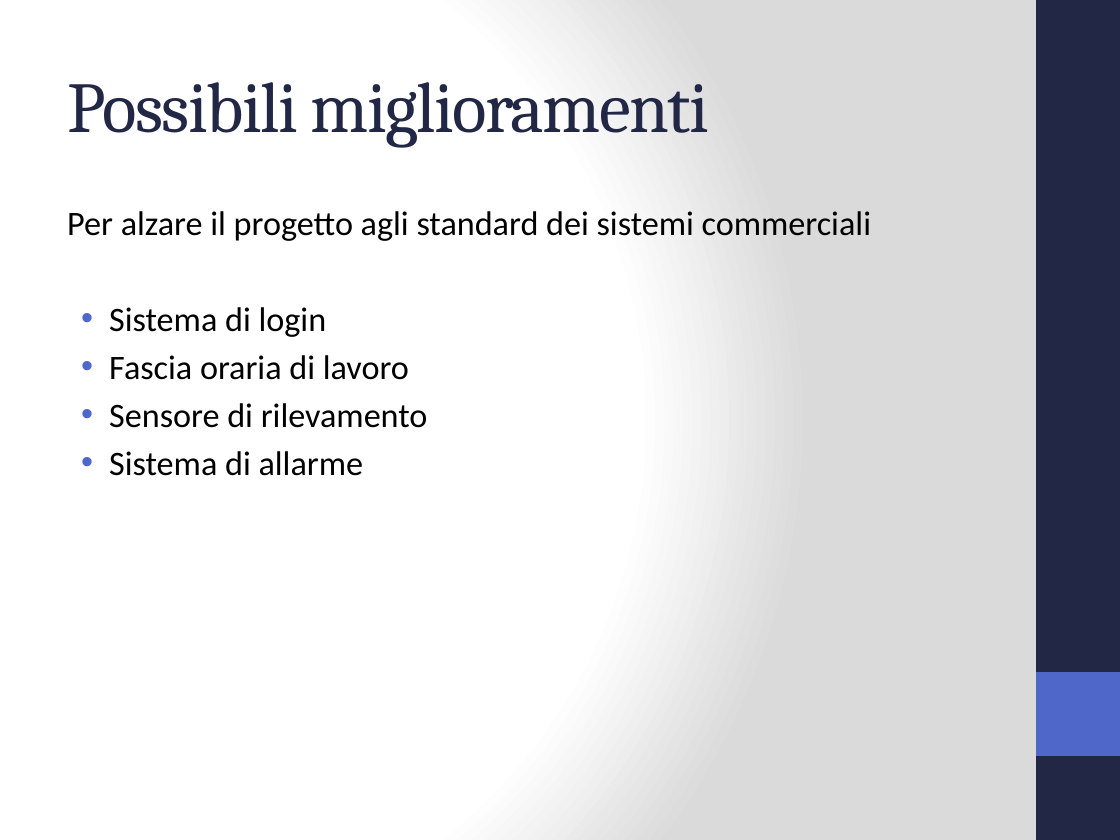
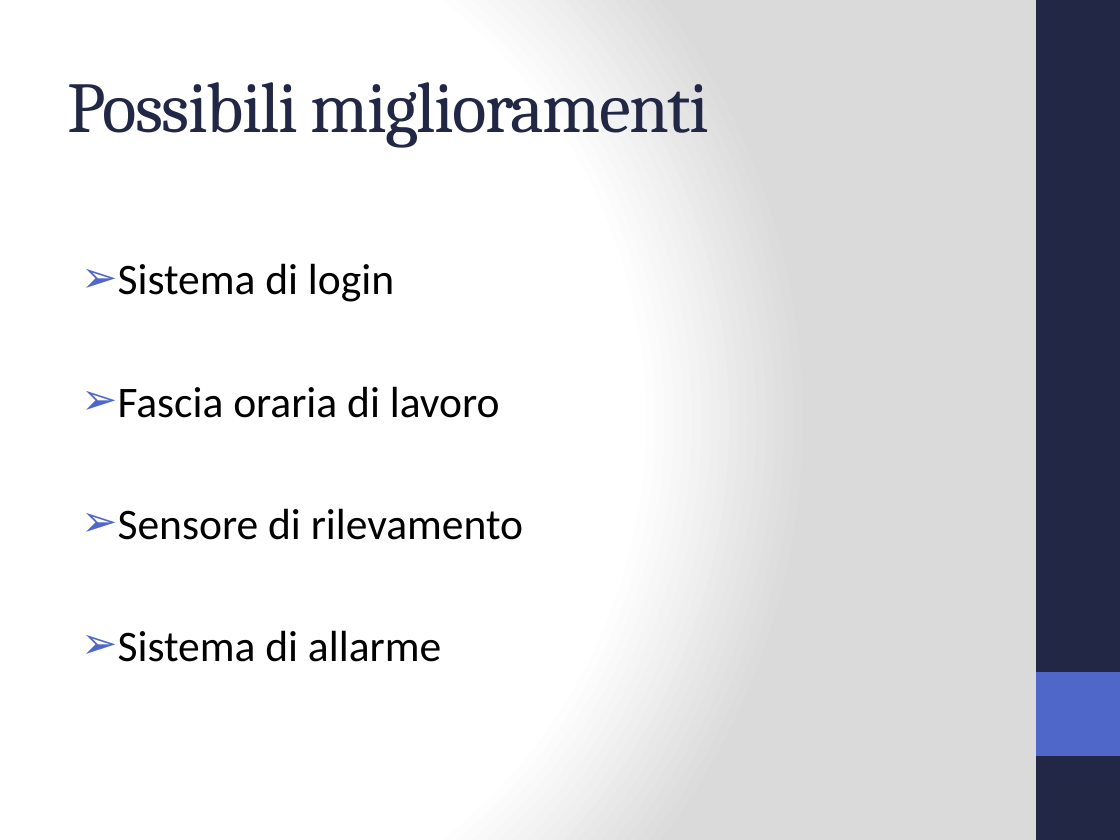
Before and after one commit to Jolsty/SimSim, a slide deck: slide 9 of Tesi_Sistema_Accessi_IoT_Andrei_Ciulpan_872394/presentazione/Sistema Accessi IoT.pptx. Drawn at 1120x840 pixels with LibreOffice and Linux fonts; fonts in the diff are those of the drawing. Boxes give left, top, right and bottom in pixels: in the first picture for what was removed or moved away, otherwise in the second. Text is boxed around its words. In the diff, an @@ line names an element or a change of style, - is before the commit and + after.

```diff
--- a/Tesi_Sistema_Accessi_IoT_Andrei_Ciulpan_872394/presentazione/Sistema Accessi IoT.pptx
+++ b/Tesi_Sistema_Accessi_IoT_Andrei_Ciulpan_872394/presentazione/Sistema Accessi IoT.pptx
@@ text "Sistema di login" at [118,263,523,662]: size 22 to 28 pt; bullet • to ➢; more space between paragraphs @@
@@ text at [67,211,871,241]: paragraph removed @@
-Per alzare il progetto agli standard dei sistemi commerciali
```
Also in this commit, not shown: 7 other slides changed, 3 other files.
